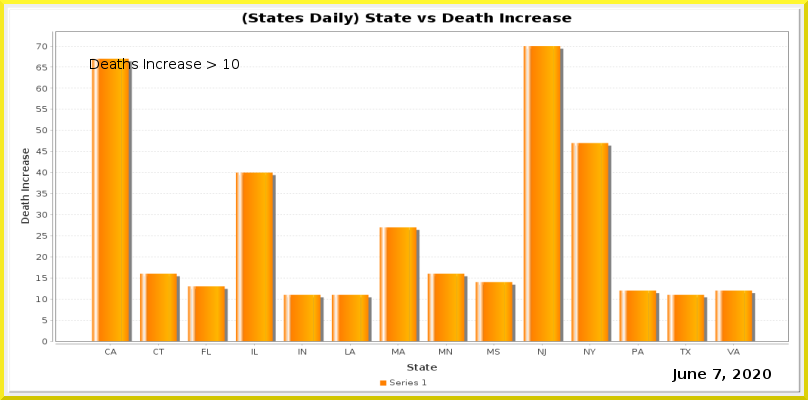
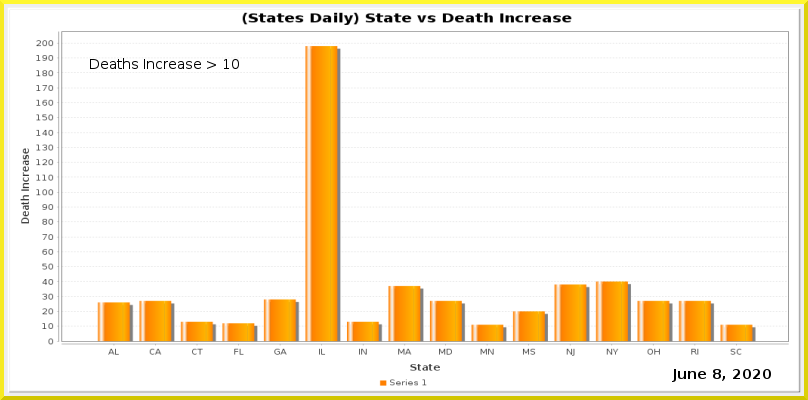
Layer changes from the first 808x400 image to the second:
painted on "Current Date" over [left=713, top=369, right=721, bottom=379]
painted on "Date_vs_TestIncrease.png" over [left=36, top=31, right=789, bottom=371]
